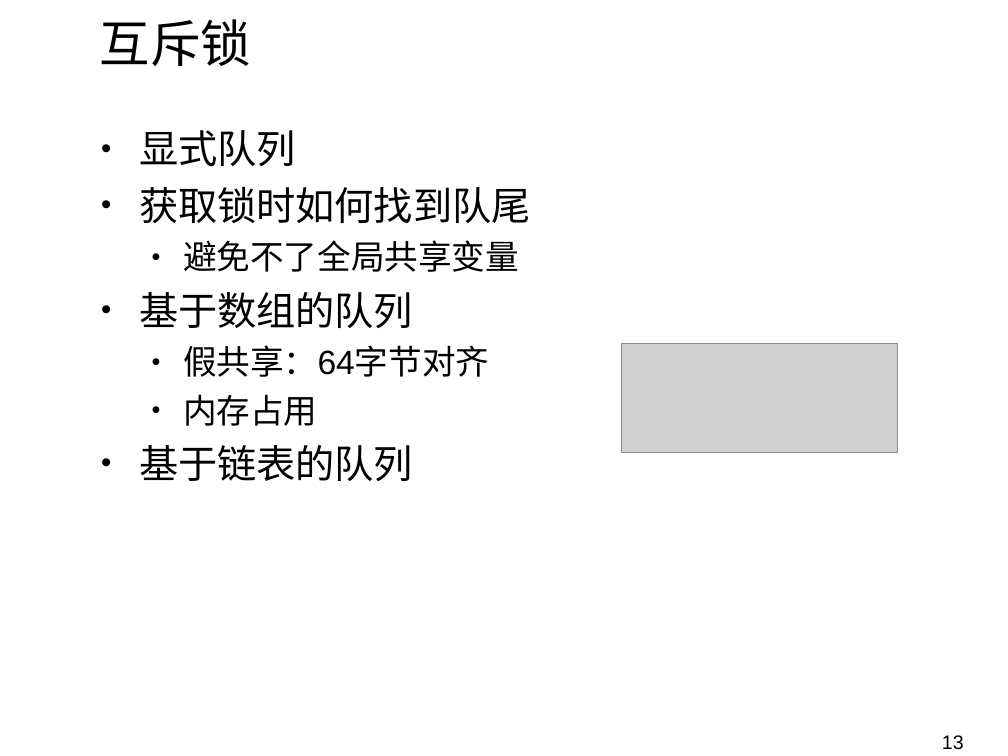
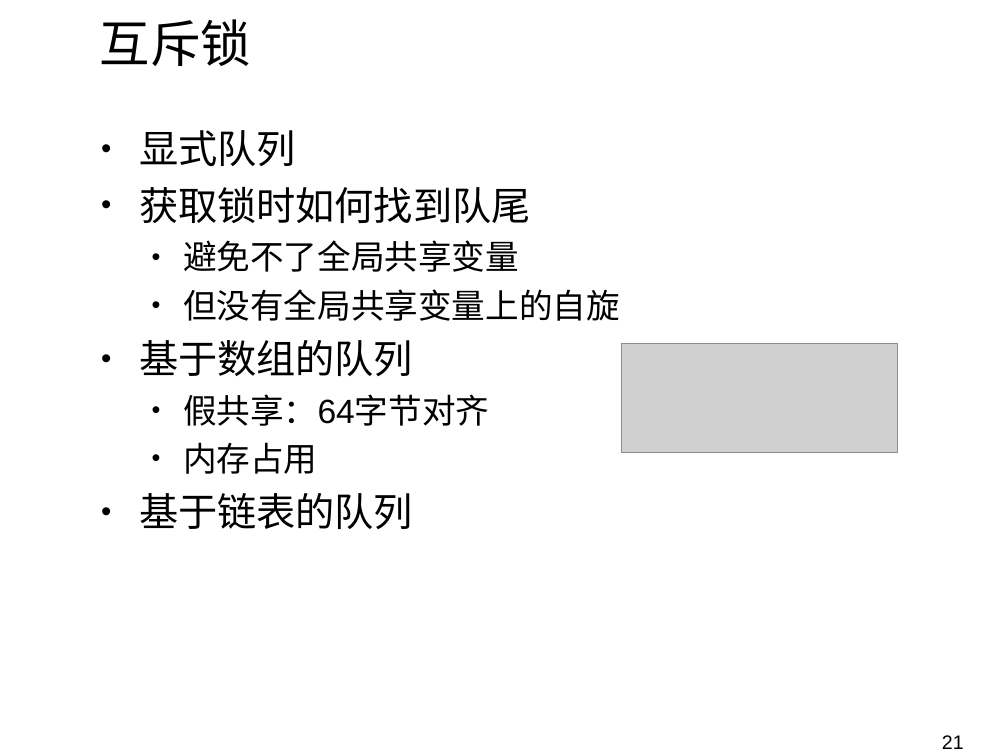
Before and after one commit to NIC0NIC0NI/OS_reports, a slide deck: slide 21 of Presentation.pptx (slide 13 before the commit). Drawn at 1008x756 pixels with LibreOffice and Linux fonts; fonts in the diff are those of the drawing; grey boxes stand for pictures; background and template pictures are left out. Boxes give left, top, right and bottom in pixels: in the first picture for what was removed or moved away, otherwise in the second. Text is boxed around its words. In the diff, an @@ line names an element or a change of style, - is before the commit and + after.

```diff
--- a/Presentation.pptx
+++ b/Presentation.pptx
@@ text at [183, 289, 620, 321]: paragraph added @@
+  • 但没有全局共享变量上的自旋
@@ page number at [942, 735, 964, 749]: text changed @@
-13
+21
```
Also in this commit, not shown: 5 other slides changed, 26 slides added.
